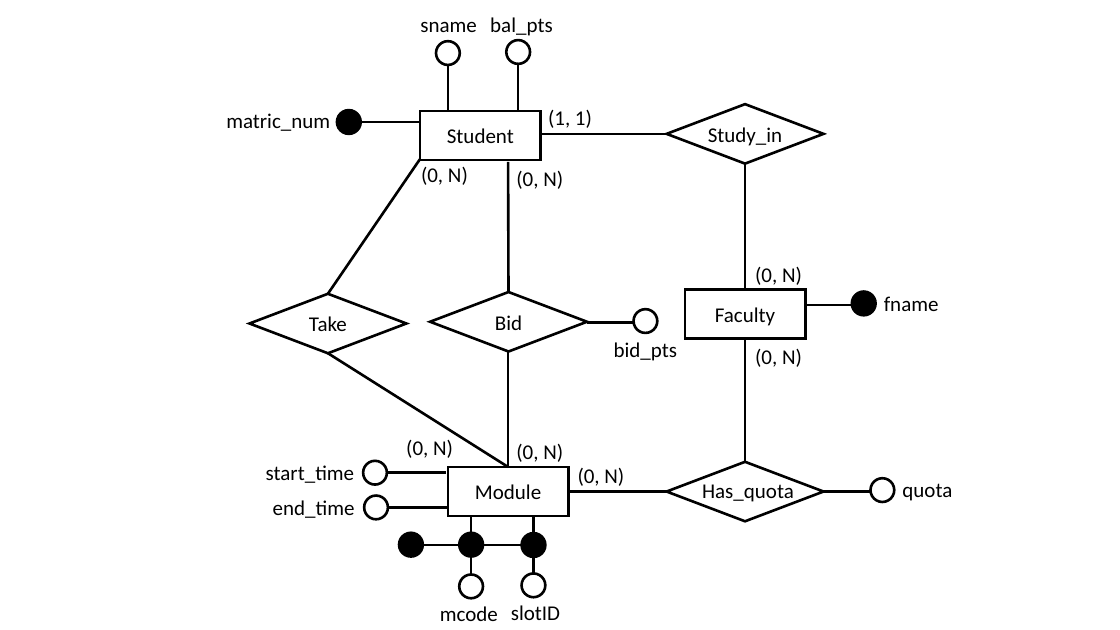
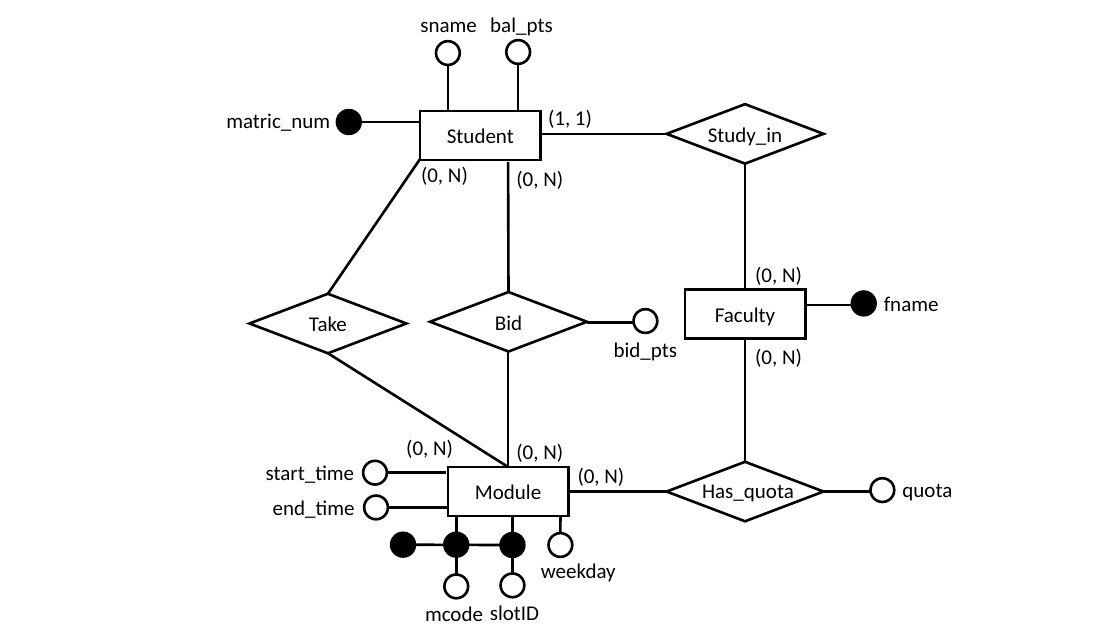
Before and after one commit to SeanNguyen/biddingSystem, a slide deck: slide 1 of ER Diagram.pptx. Drawn at 1120x630 pixels with LibreOffice and Linux fonts; fonts in the diff are those of the drawing. Boxes give left, top, right and bottom in pixels: in the first picture for what was removed or moved away, otherwise in the second. Text is boxed around its words. In the diff, an @@ line names an element or a change of style, - is before the commit and + after.

Commit message:
Update ERD

```diff
--- a/ER Diagram.pptx
+++ b/ER Diagram.pptx
@@ ellipse: place and size @@
-ellipse at bbox=[399, 533, 423, 556]
+ellipse at bbox=[392, 533, 415, 556]
@@ 2 ellipses, 1 text, 1 line: place and size @@
-2 ellipses, 1 text, 1 line at bbox=[440, 516, 498, 621]
+2 ellipses, 1 text, 1 line at bbox=[425, 516, 483, 621]
@@ ellipse added at bbox=[549, 534, 572, 557], outline #000000 2.25 pt @@
@@ line added from (560, 515) to (560, 534), #000000 2.25 pt @@
@@ line moved from (404, 545) - (522, 545) to (392, 544) - (501, 545) @@
@@ text added at bbox=[541, 563, 616, 582], 18 pt, text #000000 @@
+weekday
@@ 2 ellipses, 1 text, 1 line: place and size @@
-2 ellipses, 1 text, 1 line at bbox=[511, 515, 560, 620]
+2 ellipses, 1 text, 1 line at bbox=[490, 515, 539, 620]
```
